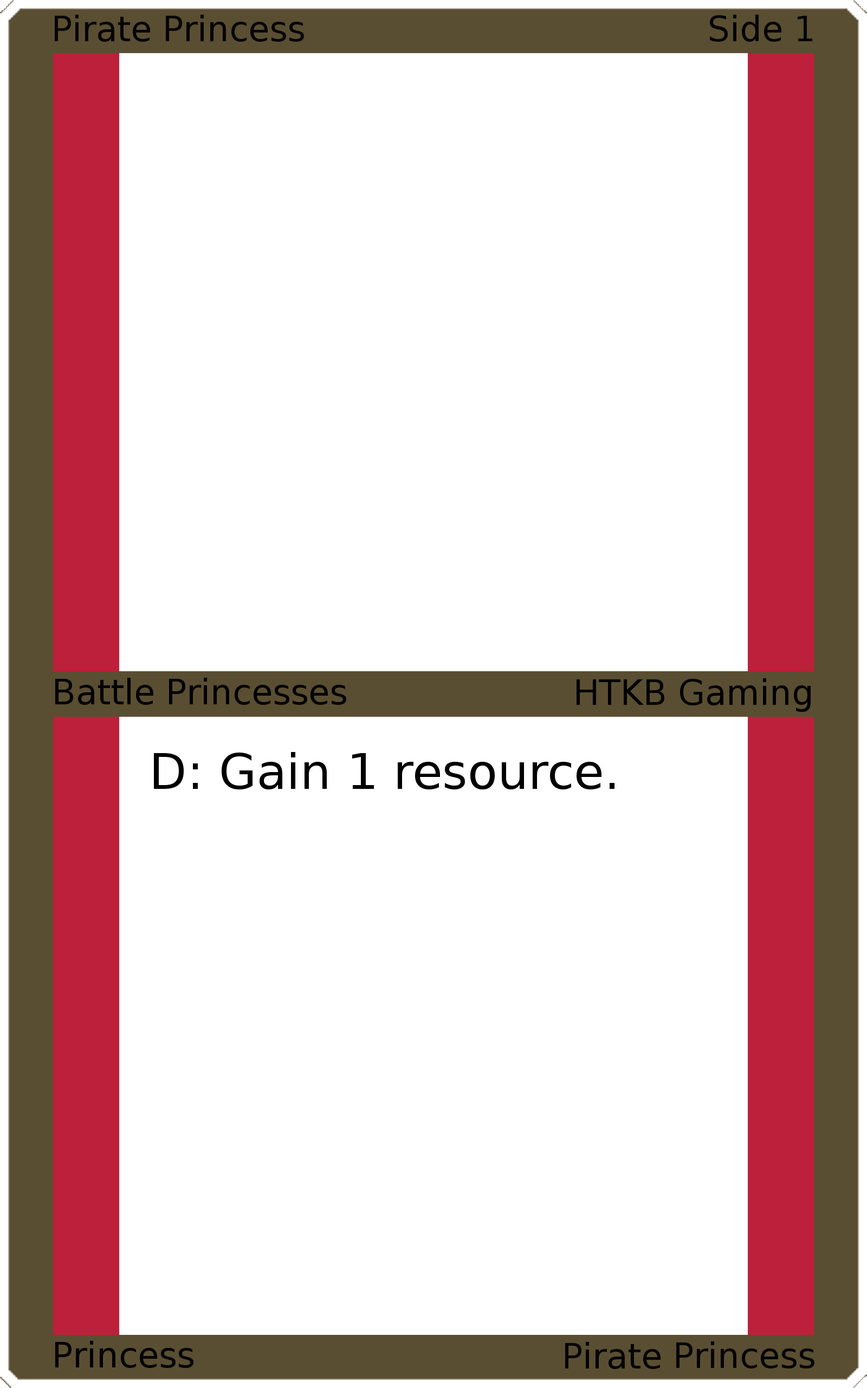
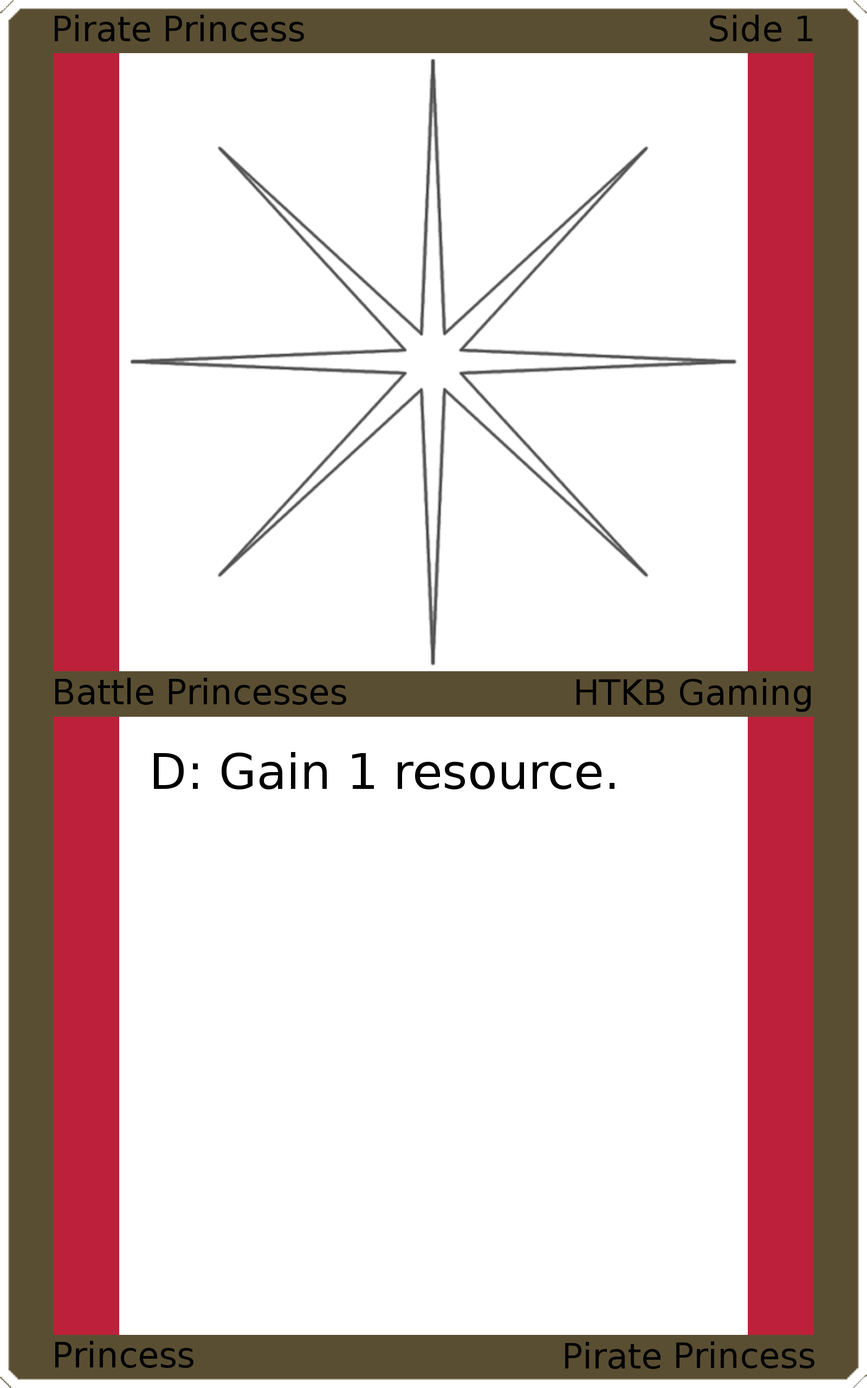
Layered file, before and after one edit (867px x 1388px). Changes by layer:
added layer "Art" above "Top Background" over 129, 57, 738, 666
